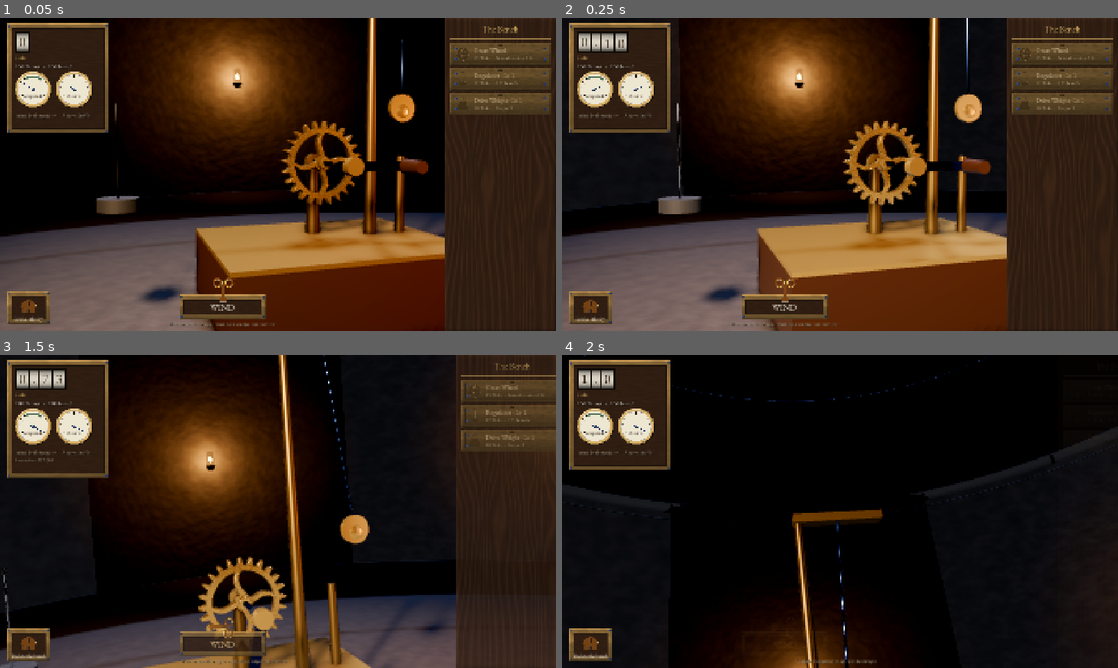
Above: before the commit, frames 1-4 (two rows, left to right).
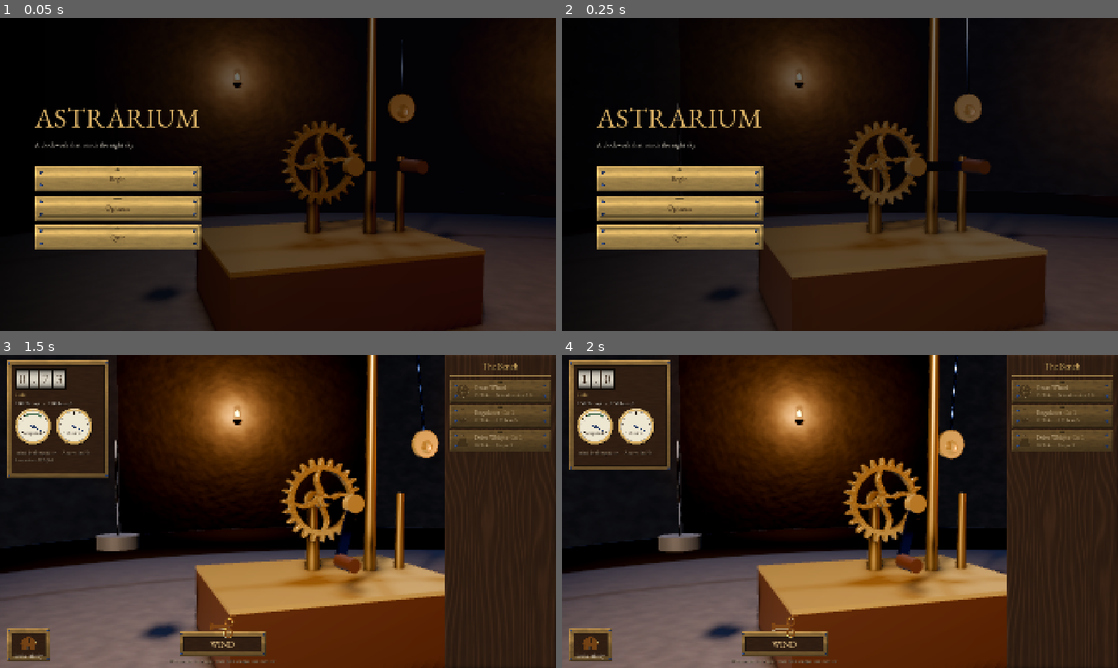
Above: after the commit, the same moments.

Repository: utrazin/claude-game
Game: Godot game, scene res://src/world/tower.tscn
Same seed, same stepped clock (60 frames per second), same inputs: the game is played once before the commit and once after it.
Inputs:
- Up to frame 1 (0.05 s): no input
- Up to frame 2 (0.25 s): no input
- Up to frame 3 (1.5 s): click "Look at the sky" (after the commit: "Begin") at 0.5 s; click "Wind" at 1.25 s
- Up to frame 4 (2 s): no input

The runs differ from the first frame. In frame 1, 67% of the frame differs, in the area x 0-100%, y 0-100%; in frame 2, 67%; in frame 3, 47%; in frame 4, 65%.

Commit message:
feat(ui): tela de título e opções (volumes por barramento, gráficos, idioma, FPS), Esc reabre o menu, novo jogo com confirmação
Co-Authored-By: Claude Opus 5.5 <noreply@anthropic.com>
Claude-Session: https://claude.ai/code/session_01JC2BVqEk32VJpHzPPiBupi

Diff:
--- a/game/i18n/strings.csv
+++ b/game/i18n/strings.csv
@@ -47,3 +47,21 @@
 GFX_HIGH,Graphics: High,Gráficos: Alto
 SKY_HINT,Click the pulsing star to light it with Starlight,Clique na estrela que pulsa para acendê-la com Luz Estelar
 NEEDS_WEIGHT,needs a heavier weight,precisa de um peso mais forte
+TAGLINE,A clockwork that winds the night sky,Um relógio que dá corda no céu noturno
+MENU_CONTINUE,Continue,Continuar
+MENU_START,Begin,Começar
+MENU_NEW,New Game,Novo jogo
+MENU_OPTIONS,Options,Opções
+MENU_QUIT,Quit,Sair
+CONFIRM_NEW,"This dismantles the clock and erases your progress. The sky goes dark again.","Isso desmonta o relógio e apaga seu progresso. O céu volta a escurecer."
+CONFIRM_YES,Dismantle and start over,Desmontar e recomeçar
+BACK,Back,Voltar
+VOL_MASTER,Master volume,Volume geral
+VOL_SFX,Mechanism,Mecanismo
+VOL_MUSIC,Music,Música
+VOL_AMBIENCE,Ambience,Ambiente
+OPT_GRAPHICS,Graphics,Gráficos
+OPT_LANGUAGE,Language,Idioma
+OPT_FPS,Show FPS,Mostrar FPS
+OFF,Off,Desligado
+ON,On,Ligado
--- a/game/src/autoload/game.gd
+++ b/game/src/autoload/game.gd
@@ -59,6 +59,21 @@
 	return true
 
 
+## Fresh start: wipes the run and the save (the menu asks for confirmation first).
+func new_game() -> void:
+	eco.from_dict({})
+	eco.purchased.emit("load", "")
+	eco.changed.emit()
+	var dir := DirAccess.open("user://")
+	for f in [SAVE_PATH.get_file(), SAVE_PATH.get_file() + ".bak"]:
+		if dir.file_exists(f): dir.remove(f)
+	save_game()
+
+
+func has_progress() -> bool:
+	return eco.total_ticks > 0.0
+
+
 func load_game() -> bool:
 	for path in [SAVE_PATH, SAVE_PATH + ".bak"]:
 		if not FileAccess.file_exists(path):
--- a/game/src/autoload/settings.gd
+++ b/game/src/autoload/settings.gd
@@ -11,6 +11,8 @@
 
 var quality: int = Quality.HIGH
 var show_fps := false
+var volumes := {"Master": 0.9, "SFX": 0.8, "Music": 0.6, "Ambience": 0.7}   ## linear 0..1
+var locale := ""
 
 
 func _ready() -> void:
@@ -20,7 +22,43 @@
 		quality = clampi(int(cfg.get_value("graphics", "quality")), 0, 2)
 	else:
 		quality = default_quality()
+	for b in volumes:
+		volumes[b] = clampf(float(cfg.get_value("audio", b, volumes[b])), 0.0, 1.0)
+	show_fps = bool(cfg.get_value("graphics", "show_fps", false))
+	locale = str(cfg.get_value("general", "locale", ""))
+	if locale == "":
+		locale = "pt_BR" if OS.get_locale_language() == "pt" else "en"
+	TranslationServer.set_locale(locale)
 	apply_viewport()
+	apply_audio.call_deferred()
+
+
+func save() -> void:
+	var cfg := ConfigFile.new(); cfg.load(PATH)
+	cfg.set_value("graphics", "quality", quality); cfg.set_value("graphics", "show_fps", show_fps)
+	for b in volumes: cfg.set_value("audio", b, volumes[b])
+	cfg.set_value("general", "locale", locale)
+	cfg.save(PATH)
+
+
+func apply_audio() -> void:
+	for b in volumes:
+		var i := AudioServer.get_bus_index(b)
+		if i >= 0:
+			AudioServer.set_bus_volume_db(i, linear_to_db(maxf(volumes[b], 0.0001)))
+			AudioServer.set_bus_mute(i, volumes[b] <= 0.001)
+
+
+func set_volume(bus: String, v: float) -> void:
+	volumes[bus] = clampf(v, 0.0, 1.0); apply_audio(); save()
+
+
+func set_locale(l: String) -> void:
+	locale = l; TranslationServer.set_locale(l); save(); changed.emit()
+
+
+func set_show_fps(on: bool) -> void:
+	show_fps = on; save(); changed.emit()
 
 
 func default_quality() -> int:
@@ -32,8 +70,7 @@
 
 func set_quality(q: int) -> void:
 	quality = clampi(q, 0, 2)
-	var cfg := ConfigFile.new(); cfg.load(PATH)
-	cfg.set_value("graphics", "quality", quality); cfg.save(PATH)
+	save()
 	apply_viewport()
 	changed.emit()
 
@@ -92,6 +129,6 @@
 	var k := event as InputEventKey
 	if k == null or not k.pressed or k.echo: return
 	if k.keycode == KEY_F3:
-		show_fps = not show_fps; changed.emit()
+		set_show_fps(not show_fps)
 	elif k.keycode == KEY_F10:
 		set_quality((quality + 1) % 3)
--- /dev/null
+++ b/game/src/ui/menu.gd
@@ -0,0 +1,180 @@
+extends CanvasLayer
+## Title screen + options (Art Bible §8 skin). Shown over the live tower at launch;
+## Esc reopens it as a pause sheet. The clock keeps ticking: it is an idle game.
+
+signal closed
+
+const UI := "res://assets/ui/"
+const C_TEXT := Color(0.93, 0.90, 0.84)
+const C_INK := Color(0.20, 0.13, 0.07)
+const C_BRASS := Color(0.86, 0.70, 0.40)
+const C_DIM := Color(0.66, 0.60, 0.50)
+
+var F_TITLE: FontVariation
+var F_TEXT: FontVariation
+var _root: Control
+var _main: Control
+var _opts: Control
+var _confirm: Control
+var _first := true
+
+
+func _ready() -> void:
+	layer = 10
+	var base: FontFile = load("res://assets/fonts/EBGaramond.ttf")
+	F_TITLE = FontVariation.new(); F_TITLE.base_font = base; F_TITLE.variation_opentype = {"wght": 600}
+	F_TEXT = FontVariation.new(); F_TEXT.base_font = base; F_TEXT.variation_opentype = {"wght": 600}
+	Settings.changed.connect(_rebuild)
+	_rebuild()
+	if "--menu-options" in OS.get_cmdline_user_args(): _show(_opts)   # QA capture
+
+
+func open() -> void:
+	visible = true; _show(_main)
+
+
+func close() -> void:
+	visible = false; _first = false
+	closed.emit()
+
+
+func _unhandled_key_input(event: InputEvent) -> void:
+	var k := event as InputEventKey
+	if k and k.pressed and not k.echo and k.keycode == KEY_ESCAPE:
+		if not visible: open()
+		elif _opts.visible or _confirm.visible: _show(_main)
+		elif not _first: close()
+		get_viewport().set_input_as_handled()
+
+
+# ------------------------------------------------------------------ build
+func _rebuild() -> void:
+	var was_opts := _opts != null and _opts.visible
+	if _root: _root.queue_free()
+	_root = Control.new(); _root.set_anchors_preset(Control.PRESET_FULL_RECT); add_child(_root)
+	var th := Theme.new(); th.default_font = F_TEXT; th.default_font_size = 22; _root.theme = th
+	var veil := ColorRect.new(); veil.set_anchors_preset(Control.PRESET_FULL_RECT)
+	veil.color = Color(0.02, 0.015, 0.03, 0.55); _root.add_child(veil)
+	var shade := TextureRect.new()   # left-side vignette so the title reads over the scene
+	var g := GradientTexture2D.new(); var gr := Gradient.new()
+	gr.set_color(0, Color(0, 0, 0, 0.75)); gr.set_color(1, Color(0, 0, 0, 0.0)); g.gradient = gr
+	g.fill_to = Vector2(1, 0); shade.texture = g; shade.set_anchors_preset(Control.PRESET_LEFT_WIDE)
+	shade.offset_right = 900; shade.expand_mode = TextureRect.EXPAND_IGNORE_SIZE; _root.add_child(shade)
+	_main = _build_main(); _opts = _build_options(); _confirm = _build_confirm()
+	_show(_opts if was_opts else _main)
+
+
+func _show(c: Control) -> void:
+	for x in [_main, _opts, _confirm]: x.visible = x == c
+
+
+func _nine(name: String, m: int, content := 0.0) -> StyleBoxTexture:
+	var sb := StyleBoxTexture.new(); sb.texture = load(UI + name + ".png")
+	sb.texture_margin_left = m; sb.texture_margin_right = m; sb.texture_margin_top = m; sb.texture_margin_bottom = m
+	if content > 0.0: sb.set_content_margin_all(content)
+	return sb
+
+
+func _label(t: String, size: int, col: Color, font: Font = null) -> Label:
+	var l := Label.new(); l.text = t; l.auto_translate_mode = Node.AUTO_TRANSLATE_MODE_DISABLED
+	l.add_theme_font_size_override("font_size", size); l.add_theme_color_override("font_color", col)
+	l.add_theme_color_override("font_shadow_color", Color(0, 0, 0, 0.75))
+	l.add_theme_constant_override("shadow_offset_x", 1); l.add_theme_constant_override("shadow_offset_y", 2)
+	if font: l.add_theme_font_override("font", font)
+	return l
+
+
+func _plate(text: String, cb: Callable) -> Button:
+	var b := Button.new(); b.text = text; b.auto_translate_mode = Node.AUTO_TRANSLATE_MODE_DISABLED
+	b.custom_minimum_size = Vector2(380, 70); b.focus_mode = Control.FOCUS_NONE
+	b.add_theme_stylebox_override("normal", _nine("plate_polished", 26))
+	b.add_theme_stylebox_override("pressed", _nine("plate_polished", 26))
+	var hv := _nine("plate_hover", 44); hv.expand_margin_left = 18; hv.expand_margin_right = 18
+	hv.expand_margin_top = 18; hv.expand_margin_bottom = 18
+	b.add_theme_stylebox_override("hover", hv)
+	b.add_theme_stylebox_override("focus", StyleBoxEmpty.new())
+	b.add_theme_font_override("font", F_TITLE); b.add_theme_font_size_override("font_size", 26)
+	for c in ["font_color", "font_hover_color", "font_pressed_color"]: b.add_theme_color_override(c, C_INK)
+	b.pressed.connect(func(): Audio.play("engage", -14.0, 1.3); cb.call())
+	return b
+
+
+func _column(x: float) -> VBoxContainer:
+	var v := VBoxContainer.new(); v.set_anchors_preset(Control.PRESET_LEFT_WIDE)
+	v.offset_left = x; v.offset_right = x + 520; v.alignment = BoxContainer.ALIGNMENT_CENTER
+	v.add_theme_constant_override("separation", 14); _root.add_child(v)
+	return v
+
+
+func _build_main() -> Control:
+	var v := _column(120)
+	var t := _label("ASTRARIUM", 96, C_BRASS, F_TITLE); v.add_child(t)
+	v.add_child(_label(tr("TAGLINE"), 24, C_TEXT))
+	var sp := Control.new(); sp.custom_minimum_size.y = 30; v.add_child(sp)
+	if Game.has_progress():
+		v.add_child(_plate(tr("MENU_CONTINUE"), close))
+		v.add_child(_plate(tr("MENU_NEW"), func(): _show(_confirm)))
+	else:
+		v.add_child(_plate(tr("MENU_START"), close))
+	v.add_child(_plate(tr("MENU_OPTIONS"), func(): _show(_opts)))
+	v.add_child(_plate(tr("MENU_QUIT"), func(): Game.save_game(); get_tree().quit()))
+	return v
+
+
+func _build_confirm() -> Control:
+	var v := _column(120)
+	v.add_child(_label(tr("MENU_NEW"), 48, C_BRASS, F_TITLE))
+	var l := _label(tr("CONFIRM_NEW"), 22, C_TEXT); l.autowrap_mode = TextServer.AUTOWRAP_WORD; v.add_child(l)
+	v.add_child(_plate(tr("CONFIRM_YES"), func(): Game.new_game(); close()))
+	v.add_child(_plate(tr("BACK"), func(): _show(_main)))
+	return v
+
+
+func _build_options() -> Control:
+	var v := _column(120)
+	v.add_child(_label(tr("MENU_OPTIONS"), 56, C_BRASS, F_TITLE))
+	var panel := PanelContainer.new(); panel.add_theme_stylebox_override("panel", _nine("frame_brass", 28, 28)); v.add_child(panel)
+	var grid := GridContainer.new(); grid.columns = 2; grid.add_theme_constant_override("h_separation", 24)
+	grid.add_theme_constant_override("v_separation", 12); panel.add_child(grid)
+	for bus in ["Master", "SFX", "Music", "Ambience"]:
+		grid.add_child(_label(tr("VOL_" + bus.to_upper()), 22, C_TEXT))
+		var s := HSlider.new(); s.min_value = 0; s.max_value = 1; s.step = 0.05; s.value = Settings.volumes[bus]
+		s.custom_minimum_size = Vector2(240, 28); s.focus_mode = Control.FOCUS_NONE
+		var grab := _nine("roller", 6); s.add_theme_icon_override("grabber", _knob()); s.add_theme_icon_override("grabber_highlight", _knob())
+		var track := StyleBoxFlat.new(); track.bg_color = Color(0.08, 0.05, 0.03); track.content_margin_top = 4; track.content_margin_bottom = 4
+		track.border_color = C_BRASS.darkened(0.4); track.set_border_width_all(1)
+		var fill := StyleBoxFlat.new(); fill.bg_color = C_BRASS.darkened(0.15); fill.content_margin_top = 4; fill.content_margin_bottom = 4
+		s.add_theme_stylebox_override("slider", track); s.add_theme_stylebox_override("grabber_area", fill)
+		s.add_theme_stylebox_override("grabber_area_highlight", fill)
+		s.value_changed.connect(func(x): Settings.set_volume(bus, x))
+		grid.add_child(s)
+	grid.add_child(_label(tr("OPT_GRAPHICS"), 22, C_TEXT))
+	grid.add_child(_cycle([tr("GFX_LOW").get_slice(": ", 1), tr("GFX_MEDIUM").get_slice(": ", 1), tr("GFX_HIGH").get_slice(": ", 1)], Settings.quality, func(i): Settings.set_quality(i)))
+	grid.add_child(_label(tr("OPT_LANGUAGE"), 22, C_TEXT))
+	var locs := ["en", "pt_BR"]
+	grid.add_child(_cycle(["English", "Português (Brasil)"], maxi(0, locs.find(Settings.locale)), func(i): Settings.set_locale(locs[i])))
+	grid.add_child(_label(tr("OPT_FPS"), 22, C_TEXT))
+	grid.add_child(_cycle([tr("OFF"), tr("ON")], 1 if Settings.show_fps else 0, func(i): Settings.set_show_fps(i == 1)))
+	v.add_child(_plate(tr("BACK"), func(): _show(_main)))
+	return v
+
+
+func _knob() -> Texture2D:
+	var img := Image.create(22, 22, false, Image.FORMAT_RGBA8)
+	for y in 22:
+		for x in 22:
+			var d := Vector2(x - 10.5, y - 10.5).length()
+			if d < 10.5:
+				var l := 0.75 + 0.35 * (1.0 - (x + y) / 42.0)
+				img.set_pixel(x, y, Color(0.86 * l, 0.70 * l, 0.40 * l, clampf(10.5 - d, 0.0, 1.0)))
+	return ImageTexture.create_from_image(img)
+
+
+## A brass plate that cycles through options on click (avoids OS-styled dropdown popups).
+func _cycle(items: Array, idx: int, cb: Callable) -> Button:
+	var b := _plate(items[idx], func(): pass)
+	b.custom_minimum_size = Vector2(240, 52); b.add_theme_font_size_override("font_size", 20)
+	var state := [idx]
+	b.pressed.connect(func():
+		state[0] = (state[0] + 1) % items.size(); b.text = items[state[0]]; cb.call(state[0]))
+	return b
--- a/game/src/world/tower.gd
+++ b/game/src/world/tower.gd
@@ -39,6 +39,12 @@
 	hud.wind_hold.connect(func(h): _holding = h)
 	hud.look_up.connect(_on_look_up)
 	cam.sky_focus = sky_chart.centre()
+	var menu := preload("res://src/ui/menu.gd").new(); menu.name = "Menu"; add_child(menu)
+	hud.visible = false
+	menu.closed.connect(func(): hud.visible = true)
+	menu.visibility_changed.connect(func(): hud.visible = not menu.visible)
+	if OS.get_cmdline_user_args().size() > 0 and not ("--menu" in OS.get_cmdline_user_args() or "--menu-options" in OS.get_cmdline_user_args()):
+		menu.close()     # debug captures/autoplay go straight to the game
 	cam.sky_shot.connect(_on_sky_shot)
 
 
Binary file changed: game/i18n/strings.en.translation
Binary file changed: game/i18n/strings.pt_BR.translation
Not shown, added: game/src/ui/menu.gd.uid
Not shown, changed: docs/production/STATUS.md
